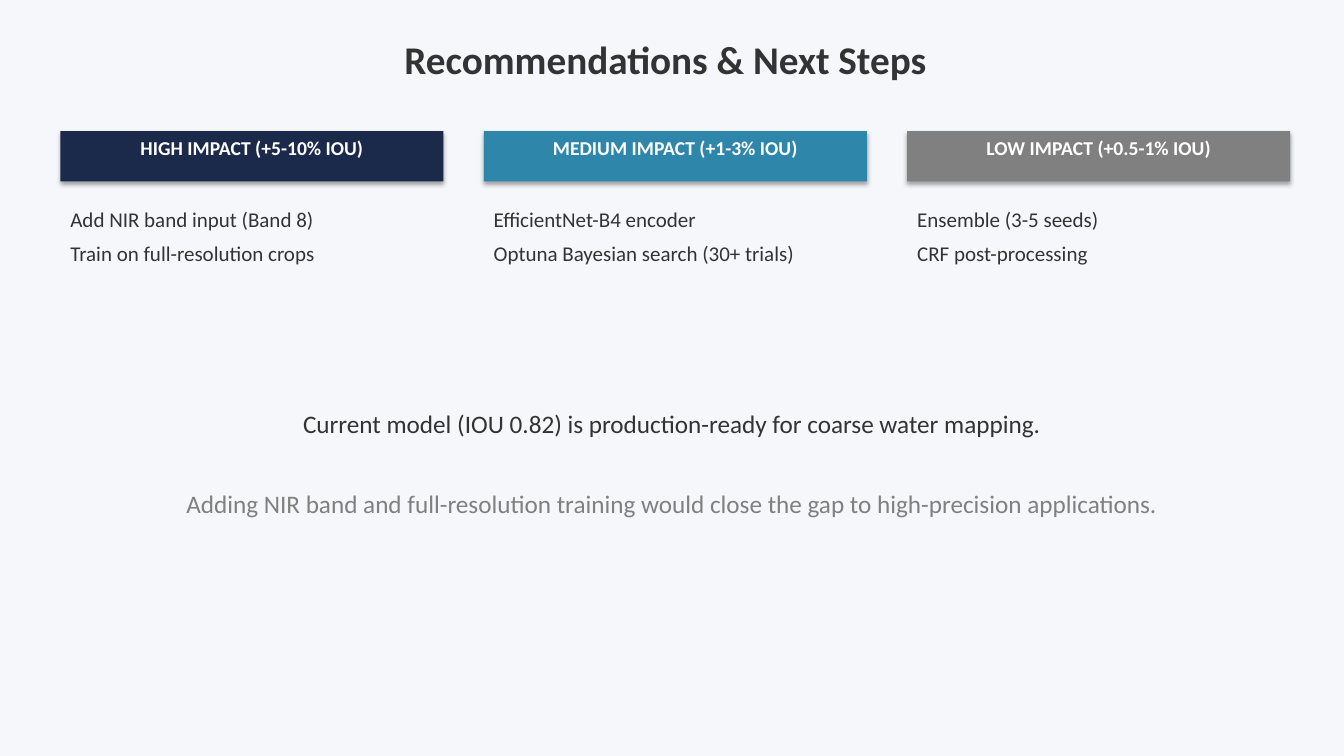
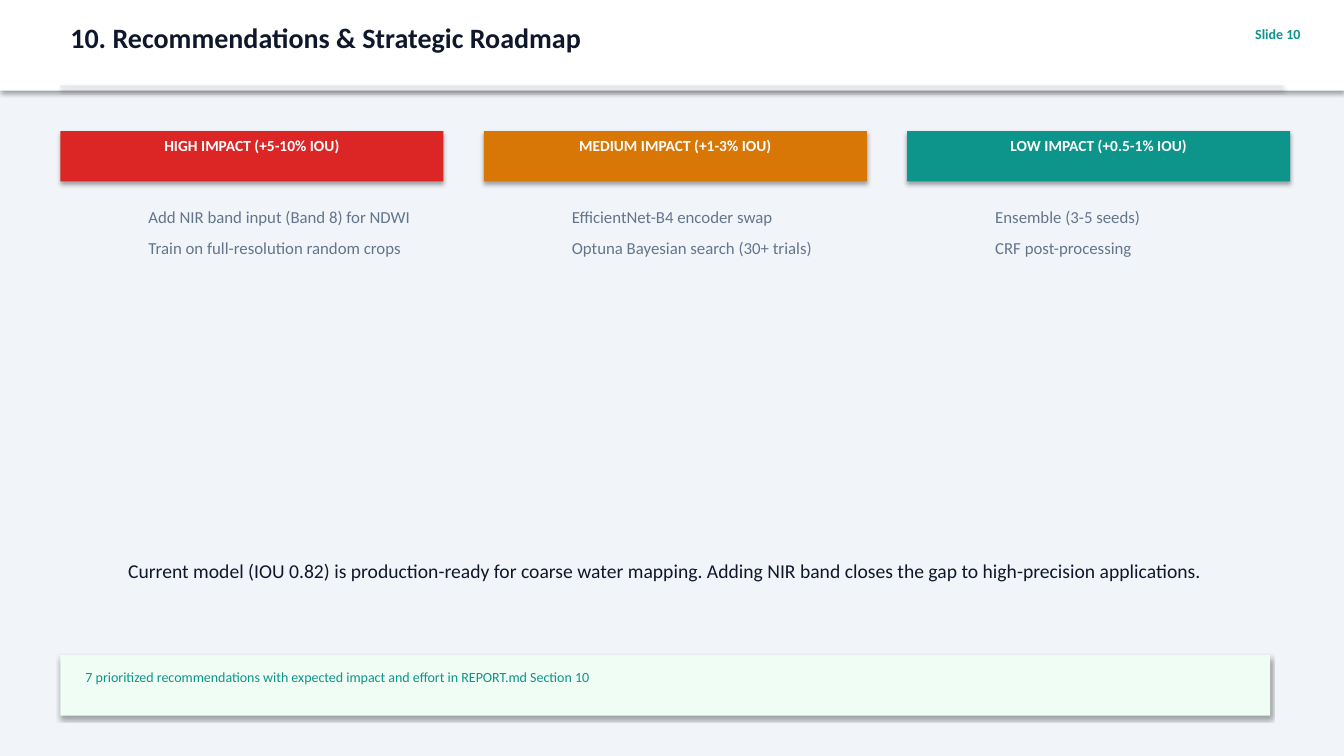
Before and after one commit to Angelgupta13/water-segementation, a slide deck: slide 10 of presentation.pptx (slide 8 before the commit). Drawn at 1344x756 pixels with LibreOffice and Linux fonts; fonts in the diff are those of the drawing. Boxes give left, top, right and bottom in pixels: in the first picture for what was removed or moved away, otherwise in the second. Text is boxed around its words. In the diff, an @@ line names an element or a change of style, - is before the commit and + after.

```diff
--- a/presentation.pptx
+++ b/presentation.pptx
@@ background #F5F7FA to #F1F5F9 @@
@@ rectangle added at [0,0,1344,91], fill #FFFFFF @@
@@ text at [70,28,581,53]: text changed; size 28 to 20 pt; text colour #333333 to #0F172A @@
-Recommendations & Next Steps
+10. Recommendations & Strategic Roadmap
@@ text added at [1255,29,1300,39], 10 pt, text #0D948B, bold @@
+Slide 10
@@ rectangle added at [60,86,1284,88], fill #E2E8F0 @@
@@ rectangle at [60,131,444,181]: fill #1B2A4A to #DC2626 @@
@@ rectangle at [484,131,867,181]: fill #2E86AB to #D97706 @@
@@ size 14 to 11 pt in 3 elements at [164,139,339,153], [579,140,771,153], [1010,139,1186,153] @@
@@ rectangle at [907,131,1291,181]: fill #808080 to #0D948B @@
@@ text "EfficientNet-B4 encoder swap": place and size @@
-text "EfficientNet-B4 encoder swap" at [494,212,794,265]
+text "EfficientNet-B4 encoder swap" at [572,211,812,257]
@@ text "Ensemble (3-5 seeds)": place and size @@
-text "Ensemble (3-5 seeds)" at [917,212,1099,265]
+text "Ensemble (3-5 seeds)" at [995,211,1140,257]
@@ text "Ensemble (3-5 seeds)" at [995,211,1140,257]: size 15 to 12 pt, text colour #333333 to #64748B; list level 1 to 2 in "Ensemble (3-5 seeds)"; list level 1 to 2 in "CRF post-processing" @@
@@ text at [148,211,410,257]: text changed; size 15 to 12 pt; text colour #333333 to #64748B @@
-Add NIR band input (Band 8)
-Train on full-resolution crops
+  Add NIR band input (Band 8) for NDWI
+  Train on full-resolution random crops
@@ text at [572,211,772,226]: text changed; size 15 to 12 pt; text colour #333333 to #64748B @@
-EfficientNet-B4 encoder
+  EfficientNet-B4 encoder swap
@@ text at [572,242,812,257]: size 15 to 12 pt, text colour #333333 to #64748B in "Optuna Bayesian search (30+ trials)"; list level 1 to 2 in "Optuna Bayesian search (30+ trials)" @@
@@ text removed at [186,495,1156,517] @@
-Adding NIR band and full-resolution training would close the gap to high-precision applications.
@@ text at [128,564,1201,582]: text changed; size 18 to 14 pt; text colour #333333 to #0F172A @@
-Current model (IOU 0.82) is production-ready for coarse water mapping.
+Current model (IOU 0.82) is production-ready for coarse water mapping. Adding NIR band closes the gap to high-precision applications.
@@ rectangle added at [60,655,1270,716], fill #F0FDF4 @@
@@ text added at [85,672,589,685], 10 pt, text #0D948B @@
+7 prioritized recommendations with expected impact and effort in REPORT.md Section 10
```
Also in this commit, not shown: 6 other slides changed, 3 slides added, 1 slide removed, 4 other files.
